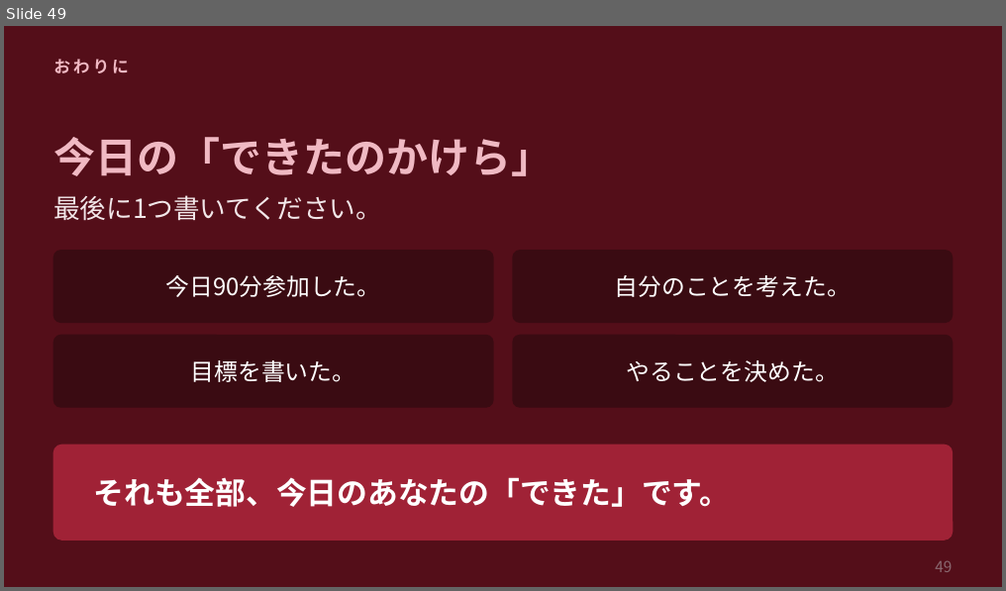
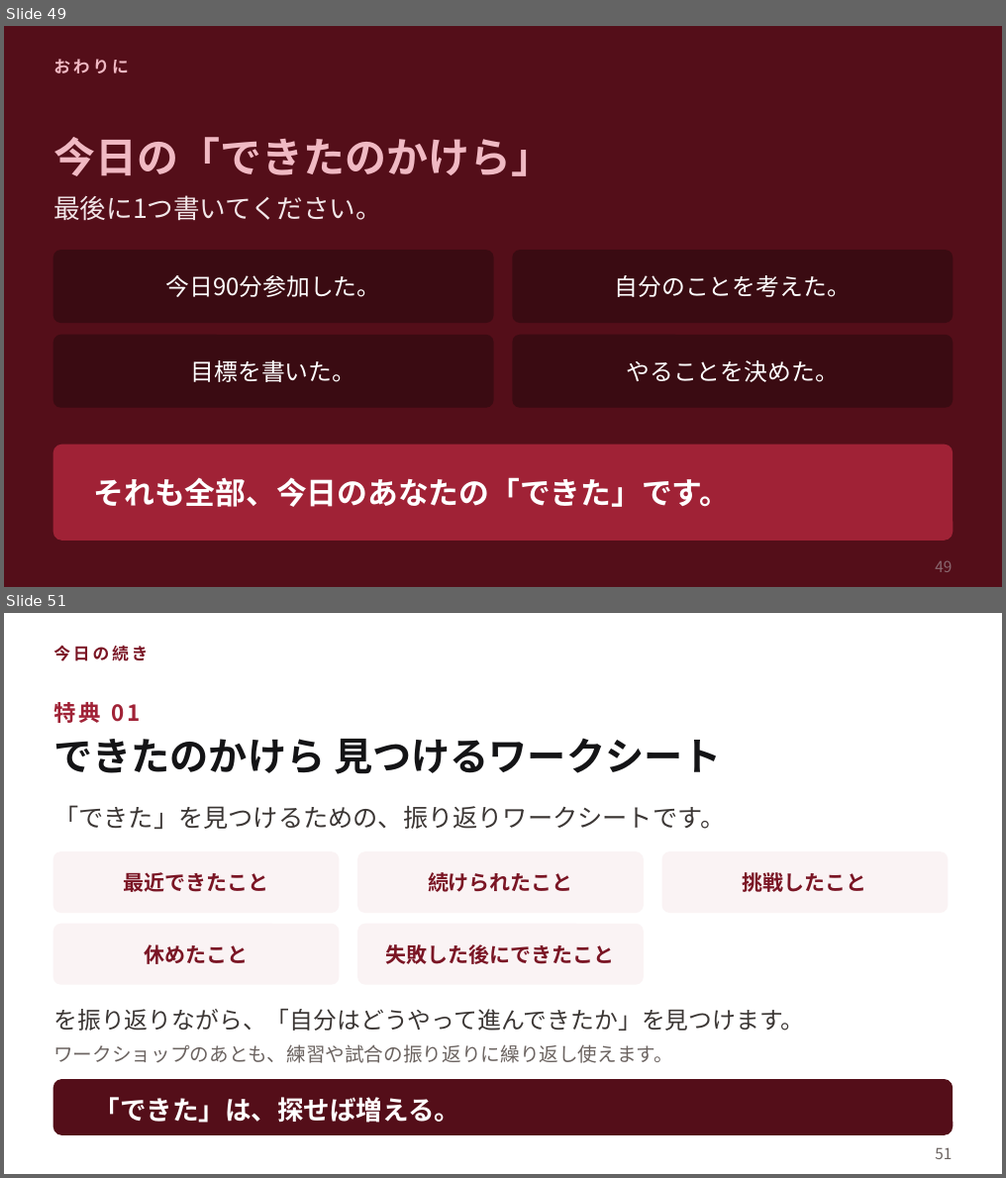
Before and after one commit to shiori0823/shiorin-trainer, a slide deck: seminar/seminar-dekita.pptx. Shown one above the other, each under a label of ours: slide 49 before the commit, slides 49 and 51 after it; the slides between them are not shown. The pictures are 1006x591 and 1006x1178 pixels, drawn with LibreOffice and Linux fonts; fonts in the diff are those of the drawing. Boxes give left, top, right and bottom in pixels: in the first picture for what was removed or moved away, otherwise in the second. Text is boxed around its words. In the diff, an @@ line names an element or a change of style, - is before the commit and + after.

```diff
--- a/seminar/seminar-dekita.pptx
+++ b/seminar/seminar-dekita.pptx
@@ slide 51 added at (x1=4, y1=613, x2=1002, y2=1174), background #FFFFFF @@
@@ text added at (x1=54, y1=645, x2=148, y2=662), 12 pt, text #7A1524, bold @@
+今日の続き
@@ text added at (x1=54, y1=702, x2=141, y2=723), 16 pt, text #A02236, bold @@
+特典 01
@@ text added at (x1=54, y1=738, x2=721, y2=774), 28 pt, text #141416, bold @@
+できたのかけら 見つけるワークシート
@@ text added at (x1=54, y1=805, x2=725, y2=829), 18 pt, text #3B3634 @@
+「できた」を見つけるための、振り返りワークシートです。
@@ rounded rectangle added at (x1=54, y1=853, x2=339, y2=912), fill #FAF3F4, outline #FAF3F4 1 pt @@
@@ text added at (x1=124, y1=872, x2=269, y2=892), 15 pt, text #7A1524, bold @@
+最近できたこと
@@ rounded rectangle added at (x1=358, y1=853, x2=643, y2=912), fill #FAF3F4, outline #FAF3F4 1 pt @@
@@ text added at (x1=428, y1=872, x2=573, y2=892), 15 pt, text #7A1524, bold @@
+続けられたこと
@@ rounded rectangle added at (x1=662, y1=853, x2=947, y2=912), fill #FAF3F4, outline #FAF3F4 1 pt @@
@@ text added at (x1=743, y1=872, x2=867, y2=892), 15 pt, text #7A1524, bold @@
+挑戦したこと
@@ rounded rectangle added at (x1=54, y1=924, x2=339, y2=984), fill #FAF3F4, outline #FAF3F4 1 pt @@
@@ rounded rectangle added at (x1=358, y1=924, x2=643, y2=984), fill #FAF3F4, outline #FAF3F4 1 pt @@
@@ text added at (x1=145, y1=945, x2=249, y2=964), 15 pt, text #7A1524, bold @@
+休めたこと
@@ text added at (x1=386, y1=945, x2=615, y2=964), 15 pt, text #7A1524, bold @@
+失敗した後にできたこと
@@ text added at (x1=54, y1=1009, x2=804, y2=1031), 17 pt, text #3B3634 @@
+を振り返りながら、「自分はどうやって進んできたか」を見つけます。
@@ text added at (x1=54, y1=1045, x2=673, y2=1063), 14 pt, text #6B6360 @@
+ワークショップのあとも、練習や試合の振り返りに繰り返し使えます。
@@ rounded rectangle added at (x1=54, y1=1080, x2=952, y2=1135), fill #540E19, outline #540E19 1 pt @@
@@ text added at (x1=94, y1=1097, x2=461, y2=1123), 19 pt, text #FFFFFF, bold @@
+「できた」は、探せば増える。
@@ text added at (x1=935, y1=1148, x2=951, y2=1159), 11 pt, text #6B6360 @@
+51
```
Also in this commit, not shown: 8 other slides added, 2 other files.
